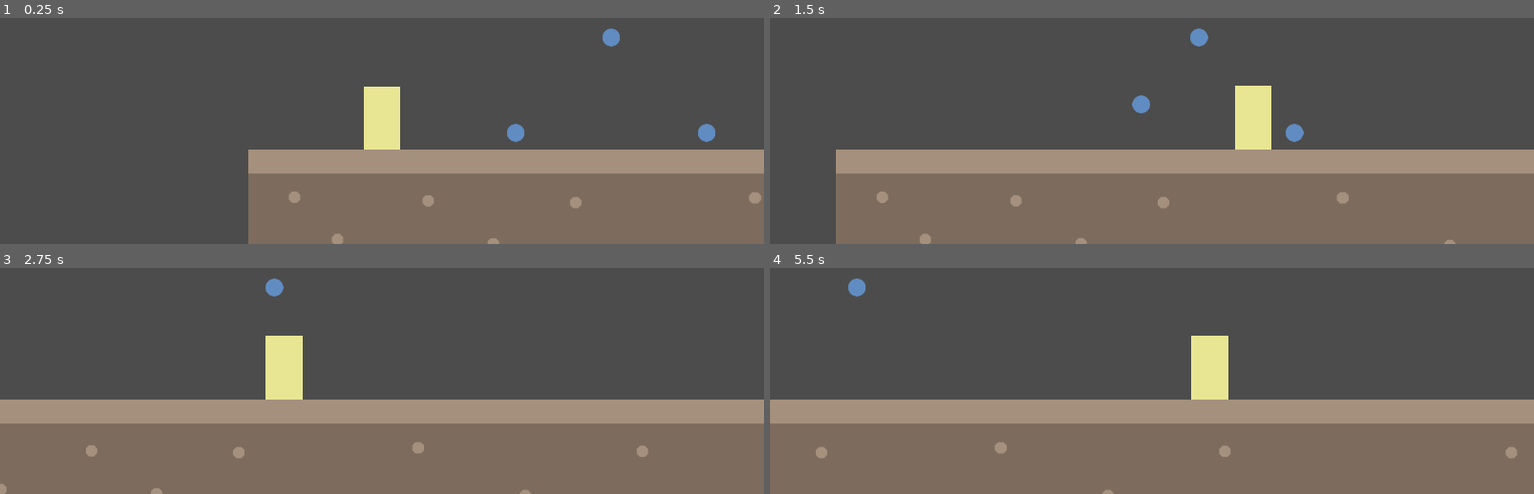
Above: before the commit, frames 1-4 (two rows, left to right).
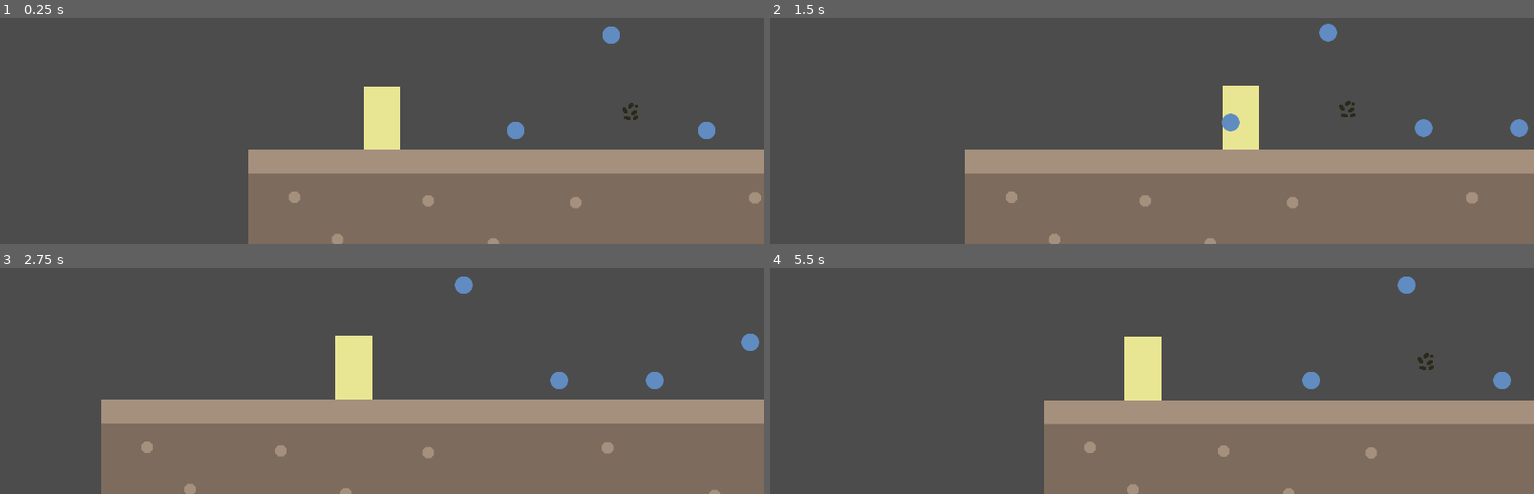
Above: after the commit, the same moments.

Repository: Cowa/Garden-Symphony
Game: Godot game, scene res://scenes/world/World.tscn
Same seed, same stepped clock (60 frames per second), same inputs: the game is played once before the commit and once after it.
Inputs:
- Up to frame 1 (0.25 s): no input
- Up to frame 2 (1.5 s): tap Enter at 0.5 s; hold Right (ui_right) from 0.53 s (still down); tap Up (ui_up) at 0.77 s
- Up to frame 3 (2.75 s): tap Up (ui_up) at 1.52 s; release Right (ui_right) at 2.03 s; hold Left (ui_left) from 2.03 s (still down)
- Up to frame 4 (5.5 s): release Left (ui_left) at 2.78 s; hold Right (ui_right) 2.78-4.28 s; tap Up (ui_up) at 3.02, 3.77, 4.52 s; tap R (ui_reload, bound only after the commit) at 4.15 s; hold Left (ui_left) 4.28-5.03 s; hold Right (ui_right) from 5.03 s (still down)

The runs differ from the first frame. In frame 1, 0.2% of the frame differs, in the area x 66-94%, y 3-55%; in frame 2, 9.5%; in frame 3, 9.6%; in frame 4, 19%, in the area x 0-100%, y 3-100%.

Commit message:
Make pickeable items floating

Diff:
--- a/project.godot
+++ b/project.godot
@@ -21,6 +21,11 @@
 window/stretch/mode="2d"
 window/stretch/aspect="keep"
 
+[input]
+
+ui_reload=[ Object(InputEventKey,"resource_local_to_scene":false,"resource_name":"","device":0,"alt":false,"shift":false,"control":false,"meta":false,"command":false,"pressed":false,"scancode":82,"unicode":0,"echo":false,"script":null)
+ ]
+
 [rendering]
 
 environment/default_environment="res://default_env.tres"
--- a/scenes/items/Item.tscn
+++ b/scenes/items/Item.tscn
@@ -9,17 +9,58 @@
 custom_solver_bias = 0.0
 radius = 43.5071
 
+[sub_resource type="Animation" id=2]
+
+resource_name = "SETUP"
+length = 1.0
+loop = false
+step = 0.1
+tracks/0/type = "value"
+tracks/0/path = NodePath(".:position")
+tracks/0/interp = 1
+tracks/0/loop_wrap = true
+tracks/0/imported = false
+tracks/0/enabled = true
+tracks/0/keys = {
+"times": PoolRealArray( 0 ),
+"transitions": PoolRealArray( 1 ),
+"update": 0,
+"values": [ Vector2( 0, 0 ) ]
+}
+
+[sub_resource type="Animation" id=3]
+
+resource_name = "floating"
+length = 1.0
+loop = true
+step = 0.1
+tracks/0/type = "value"
+tracks/0/path = NodePath("Sprite:position")
+tracks/0/interp = 1
+tracks/0/loop_wrap = true
+tracks/0/imported = false
+tracks/0/enabled = true
+tracks/0/keys = {
+"times": PoolRealArray( 0, 0.5, 1 ),
+"transitions": PoolRealArray( 1, 1, 1 ),
+"update": 0,
+"values": [ Vector2( 0, 0 ), Vector2( 0, -8 ), Vector2( 0, 0 ) ]
+}
+
 [node name="Item" type="Node2D"]
 
 script = ExtResource( 1 )
+_sections_unfolded = [ "Transform" ]
 type = "Abstract"
 
 [node name="Sprite" type="Sprite" parent="." index="0"]
 
 texture = ExtResource( 2 )
+_sections_unfolded = [ "Transform" ]
 
 [node name="Area" type="Area2D" parent="." index="1"]
 
+editor/display_folded = true
 input_pickable = false
 gravity_vec = Vector2( 0, 1 )
 gravity = 98.0
@@ -52,3 +93,15 @@
 attenuation = 1.0
 bus = "Master"
 area_mask = 1
+
+[node name="AnimationPlayer" type="AnimationPlayer" parent="." index="4"]
+
+root_node = NodePath("..")
+autoplay = "floating"
+playback_process_mode = 1
+playback_default_blend_time = 0.0
+playback_speed = 1.0
+anims/SETUP = SubResource( 2 )
+anims/floating = SubResource( 3 )
+blend_times = [  ]
+_sections_unfolded = [ "Playback Options" ]
--- /dev/null
+++ b/scenes/items/seeds/Seed.tscn
@@ -0,0 +1,12 @@
+[gd_scene load_steps=3 format=2]
+
+[ext_resource path="res://scenes/items/Item.tscn" type="PackedScene" id=1]
+[ext_resource path="res://assets/items/seeds/seed.png" type="Texture" id=2]
+
+[node name="Seed" index="0" instance=ExtResource( 1 )]
+
+type = "Seed"
+
+[node name="Sprite" parent="." index="0"]
+
+texture = ExtResource( 2 )
--- a/scenes/player/Player.tscn
+++ b/scenes/player/Player.tscn
@@ -8,7 +8,7 @@
 custom_solver_bias = 0.0
 extents = Vector2( 30.9324, 55.3019 )
 
-[node name="Player" type="KinematicBody2D" index="0"]
+[node name="Player" type="KinematicBody2D"]
 
 position = Vector2( 96, 96 )
 input_pickable = false
--- a/scenes/world/World.tscn
+++ b/scenes/world/World.tscn
@@ -1,9 +1,10 @@
-[gd_scene load_steps=7 format=2]
+[gd_scene load_steps=8 format=2]
 
 [ext_resource path="res://scripts/world/World.gd" type="Script" id=1]
 [ext_resource path="res://scenes/player/Player.tscn" type="PackedScene" id=2]
 [ext_resource path="res://assets/world/ground.png" type="Texture" id=3]
 [ext_resource path="res://scenes/items/Item.tscn" type="PackedScene" id=4]
+[ext_resource path="res://scenes/items/seeds/Seed.tscn" type="PackedScene" id=5]
 
 [sub_resource type="RectangleShape2D" id=1]
 
@@ -25,6 +26,7 @@
 
 [node name="Ground" type="Node2D" parent="." index="1"]
 
+editor/display_folded = true
 position = Vector2( 1280, 640 )
 
 [node name="Sprite" type="Sprite" parent="Ground" index="0"]
@@ -33,6 +35,7 @@
 
 [node name="StaticBody" type="StaticBody2D" parent="Ground" index="1"]
 
+editor/display_folded = true
 input_pickable = false
 collision_layer = 1
 collision_mask = 1
@@ -74,17 +77,30 @@
 [node name="Item" parent="CollectableItems" index="0" instance=ExtResource( 4 )]
 
 position = Vector2( 448, 512 )
-type = "Abstract"
 
 [node name="Item2" parent="CollectableItems" index="1" instance=ExtResource( 4 )]
 
 position = Vector2( 608, 352 )
-type = "Abstract"
 
 [node name="Item3" parent="CollectableItems" index="2" instance=ExtResource( 4 )]
 
 position = Vector2( 768, 512 )
-type = "Abstract"
+
+[node name="Item4" parent="CollectableItems" index="3" instance=ExtResource( 4 )]
+
+position = Vector2( 928, 512 )
+
+[node name="Item5" parent="CollectableItems" index="4" instance=ExtResource( 4 )]
+
+position = Vector2( 1088, 448 )
+
+[node name="Item6" parent="CollectableItems" index="5" instance=ExtResource( 4 )]
+
+position = Vector2( 1280, 512 )
+
+[node name="Seed" parent="CollectableItems" index="6" instance=ExtResource( 5 )]
+
+position = Vector2( 640, 480 )
 
 [node name="Bounds" type="Node2D" parent="." index="3"]
 
--- /dev/null
+++ b/scripts/items/seeds/Seed.gd
@@ -0,0 +1,7 @@
+extends "res://scripts/items/Item.gd"
+
+export var seed_type = "Abstract"
+
+func _ready():
+	# Call base _ready
+	._ready()
--- a/scripts/player/Player.gd
+++ b/scripts/player/Player.gd
@@ -1,13 +1,16 @@
 extends KinematicBody2D
 
-var motion = Vector2(0, 0)
-
 const GRAVITY = 30
-const SPEED = 500
+const SPEED = 250
 const JUMP = -400
 const MAX_FALL_VEL = 400
+const LEFT_DIRECTION = Vector2(-1, 0)
+const RIGHT_DIRECTION = Vector2(1, 0)
 
 const UP_DIRECTION = Vector2(0, -1)
+
+var motion = Vector2(0, 0)
+var facing = RIGHT_DIRECTION
 
 ######## Callbacks
 
@@ -21,8 +24,10 @@
 
 	if Input.is_action_pressed("ui_right"):
 		motion.x = SPEED
+		facing = RIGHT_DIRECTION
 	elif Input.is_action_pressed("ui_left"):
 		motion.x = -SPEED
+		facing = LEFT_DIRECTION
 	else:
 		motion.x = 0
 
--- a/scripts/world/World.gd
+++ b/scripts/world/World.gd
@@ -9,6 +9,10 @@
 func _player_picked_item(item):
 	$Player.picked_item(item)
 
+func _physics_process(delta):
+	if Input.is_action_pressed("ui_reload"):
+		get_tree().reload_current_scene()
+
 #func _process(delta):
 #	# Called every frame. Delta is time since last frame.
 #	# Update game logic here.
Binary file added: assets/items/seeds/grass.png
Not shown, added: assets/items/seeds/grass.png.import
Binary file added: assets/items/seeds/seed.png
Not shown, added: assets/items/seeds/seed.png.import
Not shown: 1 places in scenes/items/Item.tscn that only renumber resources
